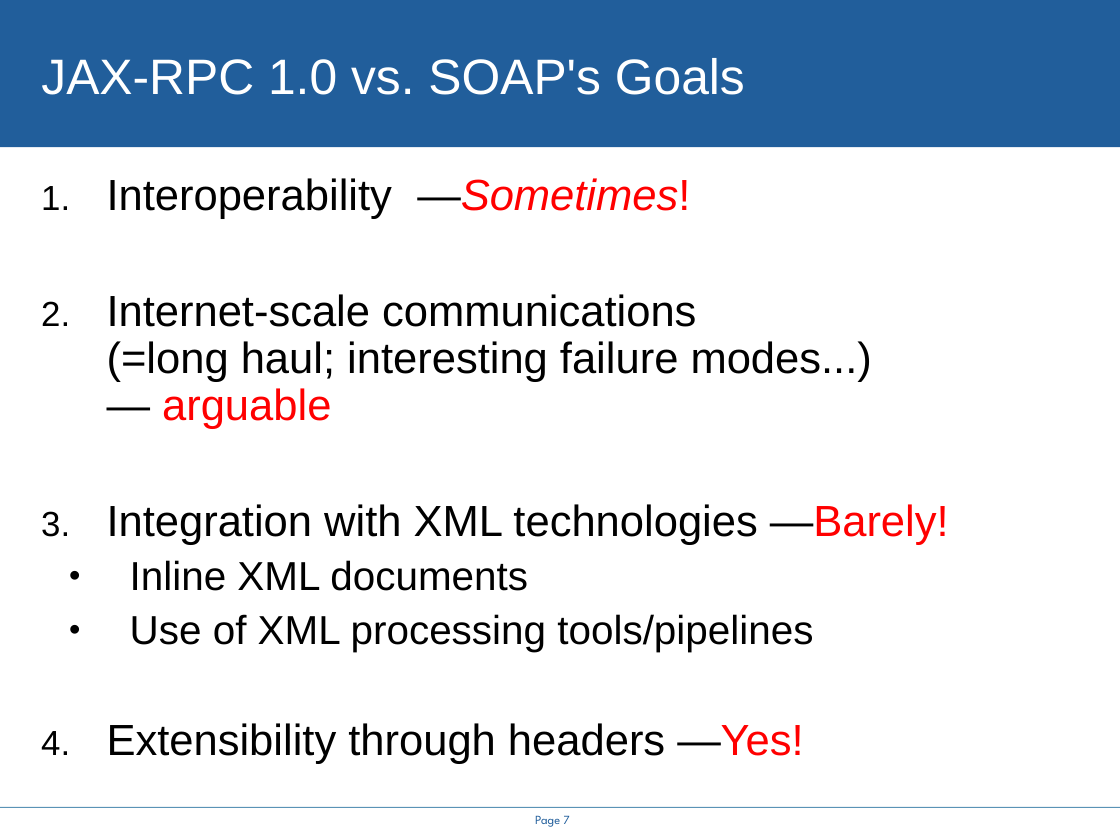
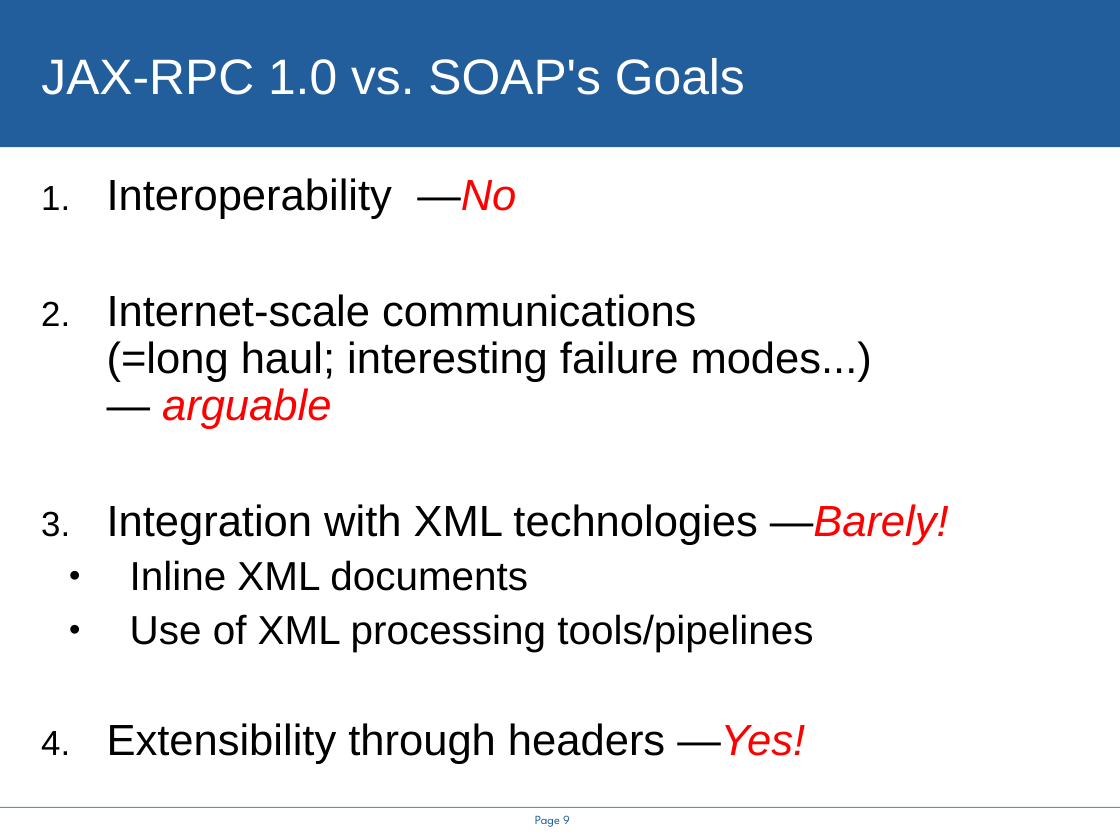
Before and after one commit to rhusar/smartfrog, a slide deck: slide 9 of projects/alpine/doc/icws2005/rethinking_the_java_SOAP_stack.ppt (slide 7 before the commit). Drawn at 1120x840 pixels with LibreOffice and Linux fonts; fonts in the diff are those of the drawing; background and template pictures are left out. Boxes give left, top, right and bottom in pixels: in the first picture for what was removed or moved away, otherwise in the second. Text is boxed around its words. In the diff, an @@ line names an element or a change of style, - is before the commit and + after.

```diff
--- a/projects/alpine/doc/icws2005/rethinking_the_java_SOAP_stack.ppt
+++ b/projects/alpine/doc/icws2005/rethinking_the_java_SOAP_stack.ppt
@@ text at (x1=107, y1=178, x2=516, y2=219): text changed @@
-1. Interoperability —Sometimes!
+1. Interoperability —No
@@ text at (x1=107, y1=294, x2=949, y2=764): italic on in "arguable", "—Barely!", "—Yes!" @@
@@ page number at (x1=535, y1=815, x2=570, y2=827): text changed @@
-Page 7
+Page 9
```
Also in this commit, not shown: 8 other slides changed, 6 slides added, 2 slides removed, 14 other files.
